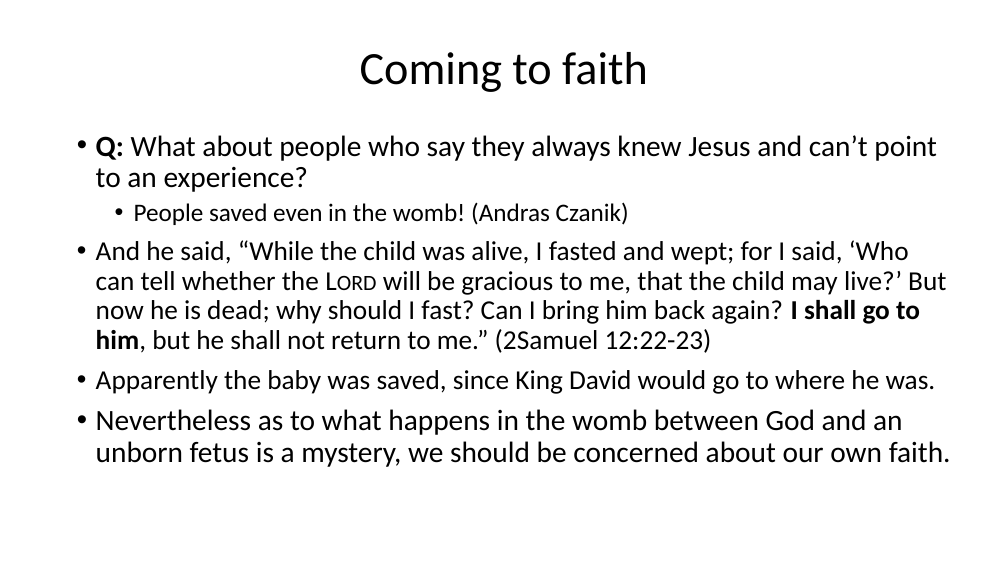
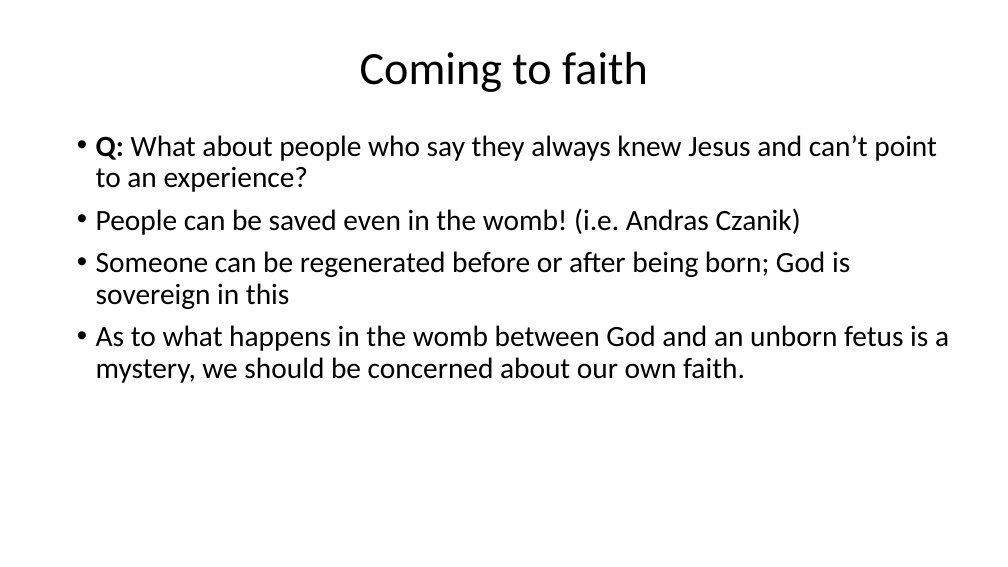
Before and after one commit to csmatyi/calvary_sunday_school, a slide deck: slide 16 of WSC85-88_211205.pptx. Drawn at 1008x567 pixels with LibreOffice and Linux fonts; fonts in the diff are those of the drawing. Boxes give left, top, right and bottom in pixels: in the first picture for what was removed or moved away, otherwise in the second. Text is boxed around its words. In the diff, an @@ line names an element or a change of style, - is before the commit and + after.

```diff
--- a/WSC85-88_211205.pptx
+++ b/WSC85-88_211205.pptx
@@ text at [96,208,949,383]: text changed; size 26 to 28 pt @@
-  • People saved even in the womb! (Andras Czanik)
-• And he said, “While the child was alive, I fasted and wept; for I said, ‘Who can tell whether the Lord will be gracious to me, that the child may live?’ But now he is dead; why should I fast? Can I bring him back again? I shall go to him, but he shall not return to me.” (2Samuel 12:22-23)
-• Apparently the baby was saved, since King David would go to where he was.
-• Nevertheless as to what happens in the womb between God and an unborn fetus is a mystery, we should be concerned about our own faith.
+• People can be saved even in the womb! (i.e. Andras Czanik)
+• Someone can be regenerated before or after being born; God is sovereign in this
+• As to what happens in the womb between God and an unborn fetus is a mystery, we should be concerned about our own faith.
```
Also in this commit, not shown: 5 other slides changed.
